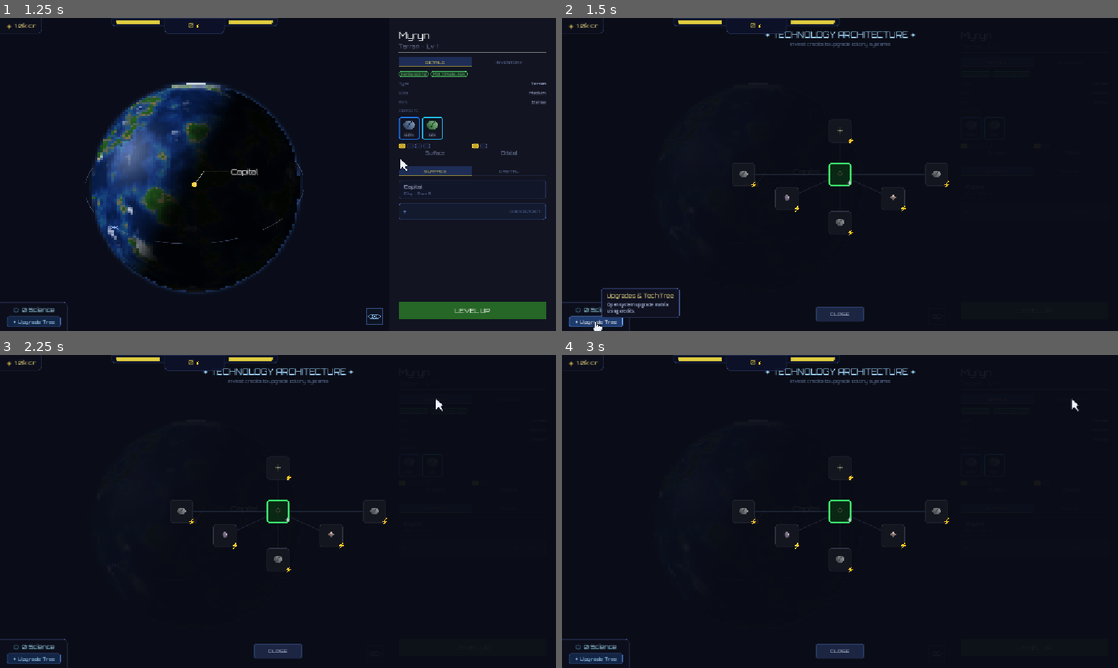
Above: before the commit, frames 1-4 (two rows, left to right).
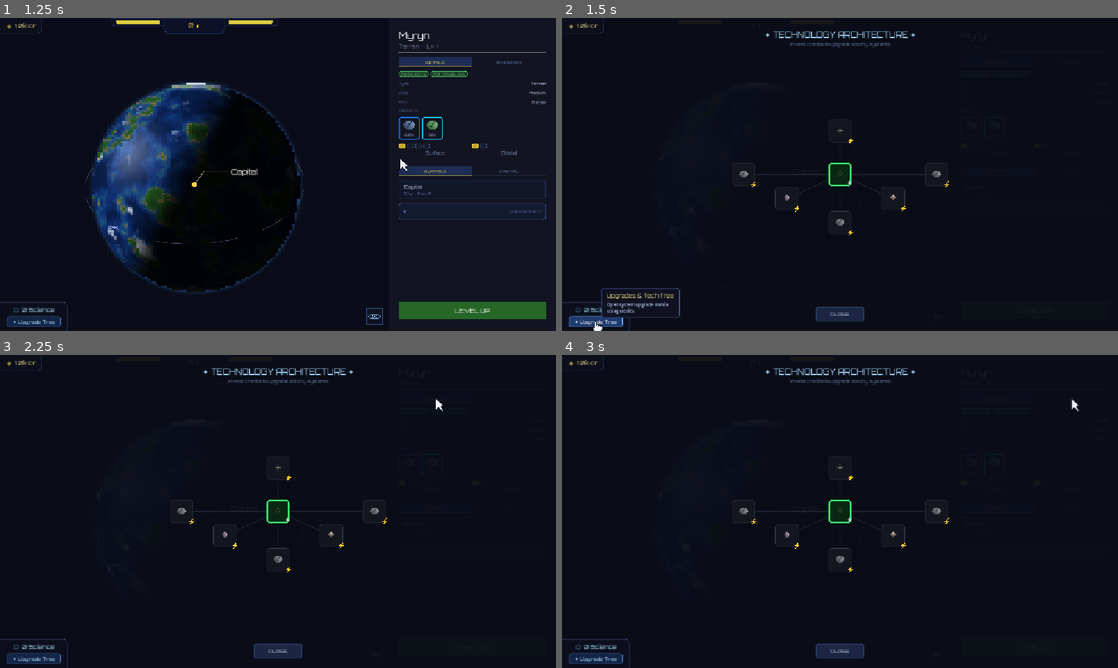
Above: after the commit, the same moments.

Repository: Sasete/Voidle
Game: Godot game, scene res://scenes/galaxy/GalaxyView.tscn
The game is run twice, just before and just after one commit, with the same random seed, the same clock (stepped at 60 frames per second) and the same inputs.
Inputs (mouse positions are in pixels of both pictures, inside the frame that each line leads up to):
- Up to frame 1 (1.25 s): tap Enter at 0.5 s; move the mouse to (400, 158) at 0.52 s; hold Up from 0.53 s (still down); tap C at 0.6 s; click (400, 158) at 0.67 s
- Up to frame 2 (1.5 s): release Up at 1.25 s; click "✦ Upgrade Tree" at 1.25 s
- Up to frame 3 (2.25 s): click "DETAILS" at 2 s
- Up to frame 4 (3 s): click "INVENTORY" at 2.75 s

Frame 1 is identical in both runs. In frame 2, 0.4% of the frame differs, in the area x 20-50%, y 0-6%; in frame 3, 0.4%; in frame 4, 0.4%.

Commit message:
SkillTree Sort order fix

Diff:
--- a/scripts/system/HUDManager.gd
+++ b/scripts/system/HUDManager.gd
@@ -24,7 +24,7 @@
 	return "%.0f cr" % val
 
 func _ready() -> void:
-	layer = 210
+	layer = 210  # Energy + Science sit below SkillTree (220)
 	_orbitron = load("res://Fonts/Orbitron-VariableFont_wght.ttf")
 
 	var panel := PanelContainer.new()
@@ -114,7 +114,7 @@
 			existing_layer.queue_free()
 		else:
 			var st_layer := CanvasLayer.new()
-			st_layer.layer = 200
+			st_layer.layer = 220
 			var st_view = load("res://scripts/ui/SkillTreeView.gd").new()
 			st_view.set_anchors_and_offsets_preset(Control.PRESET_FULL_RECT)
 			st_layer.add_child(st_view)
@@ -142,7 +142,12 @@
 	vbox.mouse_filter = Control.MOUSE_FILTER_STOP
 	hbox.mouse_filter = Control.MOUSE_FILTER_STOP
 
-	add_child(panel)
+	# Credits + Science go into a top layer (above SkillTree at 220)
+	var top_layer := CanvasLayer.new()
+	top_layer.layer = 230
+	get_parent().call_deferred("add_child", top_layer)
+
+	top_layer.call_deferred("add_child", panel)
 	credits_panel = panel
 
 	# Science + Upgrade Tree panel — bottom-left
@@ -197,7 +202,7 @@
 	sci_panel.grow_vertical   = Control.GROW_DIRECTION_BEGIN
 	sci_panel.offset_left   = 0.0
 	sci_panel.offset_bottom = 0.0
-	add_child(sci_panel)
+	top_layer.call_deferred("add_child", sci_panel)
 
 	_credits_display = GameState.credits
 
